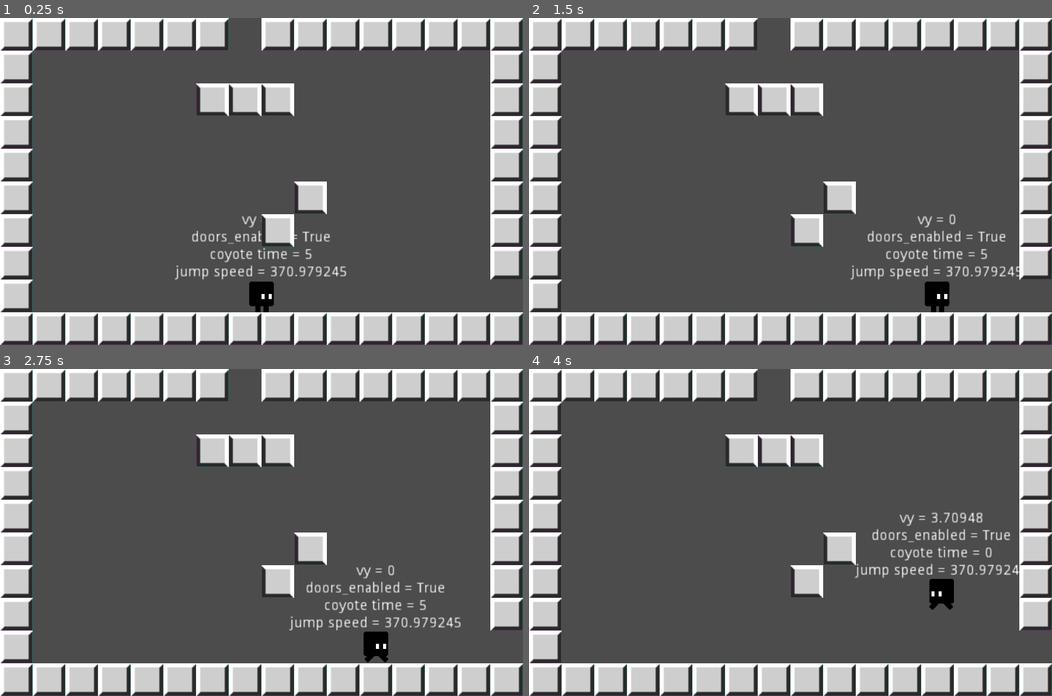
Above: before the commit, frames 1-4 (two rows, left to right).
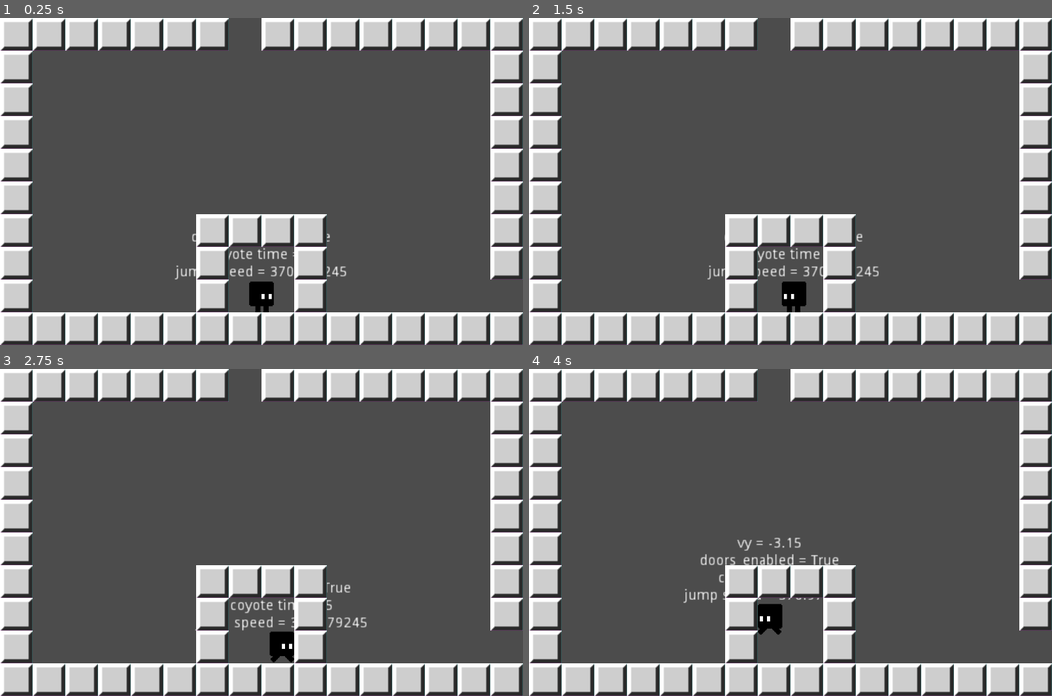
Above: after the commit, the same moments.

Repository: sadpereza/Hello-Godot
Game: Godot game, scene res://scenes/Main.tscn
The game is run twice, just before and just after one commit, with the same random seed, the same clock (stepped at 60 frames per second) and the same inputs.
Inputs:
- Up to frame 1 (0.25 s): no input
- Up to frame 2 (1.5 s): tap Enter at 0.5 s; hold Right (right) 0.53-1.28 s; tap Space (jump) at 0.77 s; hold Left (left) from 1.28 s (still down)
- Up to frame 3 (2.75 s): tap Space (jump) at 1.52 s; release Left (left) at 2.03 s; hold Right (right) from 2.03 s (still down)
- Up to frame 4 (4 s): tap Space (jump) at 3.02, 3.77 s; release Right (right) at 3.53 s; hold Left (left) from 3.53 s (still down)

The runs differ from the first frame. In frame 1, 6.5% of the frame differs, in the area x 37-63%, y 20-90%; in frame 2, 8.8%; in frame 3, 8.6%; in frame 4, 9.1%, in the area x 29-94%, y 20-90%.

Commit message:
First commit

Diff:
--- a/scenes/levels/Level1.tscn
+++ b/scenes/levels/Level1.tscn
@@ -8,7 +8,7 @@
 tile_set = ExtResource( 1 )
 cell_size = Vector2( 32, 32 )
 format = 1
-tile_data = PoolIntArray( -131066, 1, 0, -131065, 1, 0, -131 …(184 unchanged characters)… 6, 1, 0, 65551, 1, 0, 131072, 1, 0, 131078, -1610612735, 0, 131079, -1610612735, 0, 131080, -1610612735, 0, 131087, 1, 0, 196608, 1, 0, 196623, 1, 0, 262144, 1, 0, 262159, 1, 0, 327680, 1, 0, 327689, -1610612735, 0, 327695, 1, 0, 393216, 1, 0, 393224, -1610612735, 0, 393231, 1, 0, 458752, 1, 0, 458767, 1, 0, 458768, 1, 0, 458769, 1, 0, 524288, 1, 0, 524305, 1, 0, 589824, 1, 0, 5898 …(234 unchanged characters)…
+tile_data = PoolIntArray( -131066, 1, 0, -131065, 1, 0, -131 …(184 unchanged characters)… 6, 1, 0, 65551, 1, 0, 131072, 1, 0, 131087, 1, 0, 196608, 1, 0, 196623, 1, 0, 262144, 1, 0, 262159, 1, 0, 327680, 1, 0, 327695, 1, 0, 393216, 1, 0, 393222, 1, 0, 393223, 1, 0, 393224, 1, 0, 393225, 1, 0, 393231, 1, 0, 393232, 1, 0, 458752, 1, 0, 458758, 1, 0, 458761, 1, 0, 458767, 1, 0, 458768, 1, 0, 458769, 1, 0, 524288, 1, 0, 524294, 1, 0, 524297, 1, 0, 524305, 1, 0, 589824, 1, 0, 5898 …(234 unchanged characters)…
 script = ExtResource( 2 )
 level_id = 1
 spawn_position = Vector2( 256, 256 )
